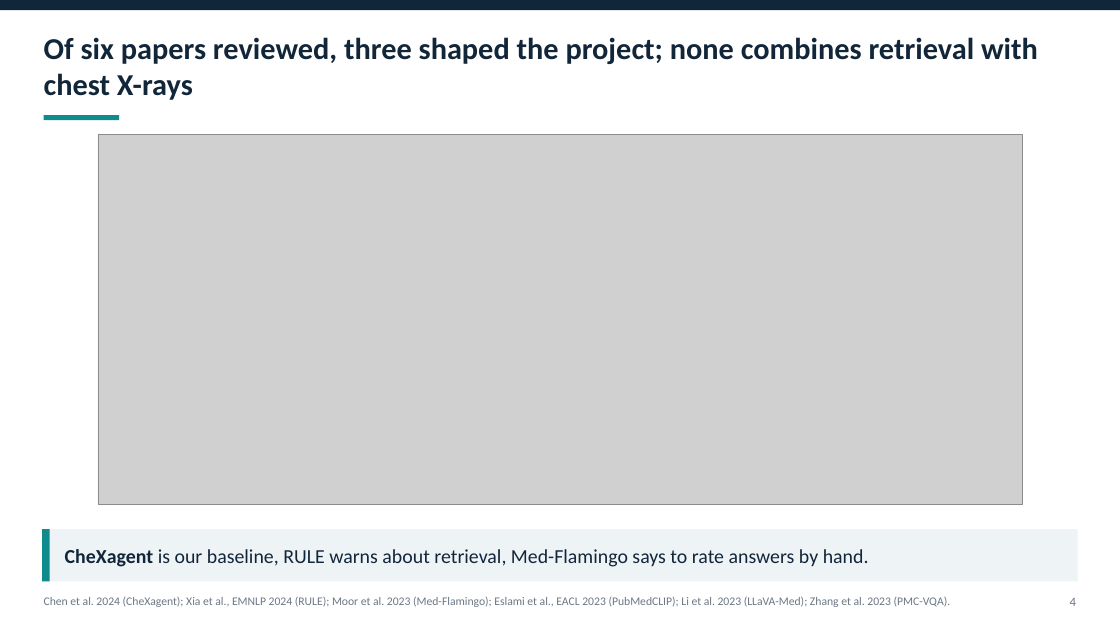
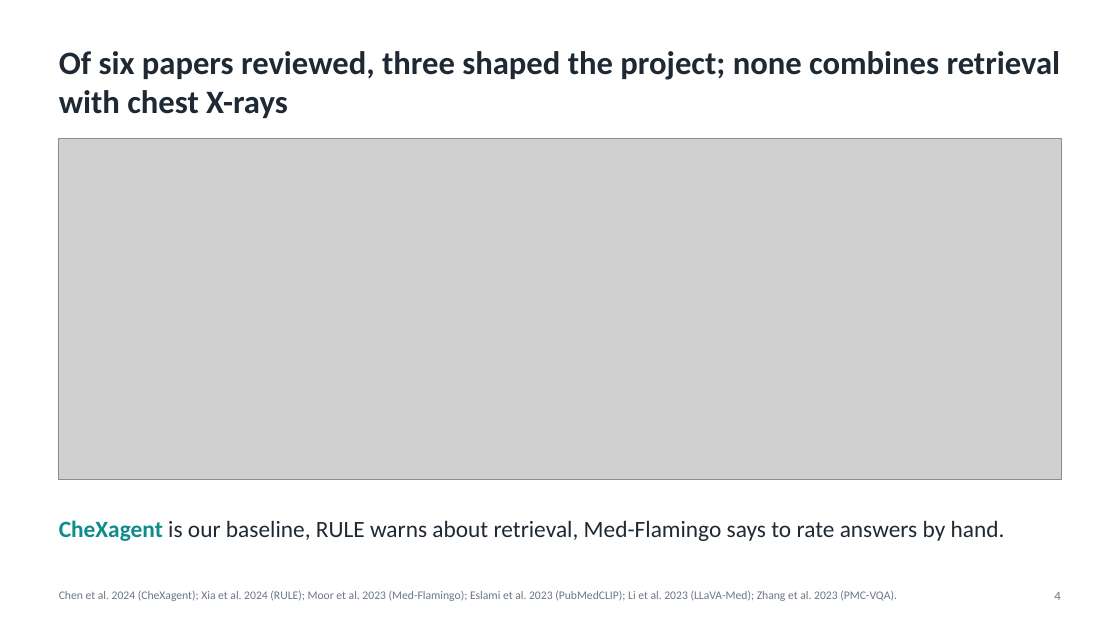
Before and after one commit to Ankritjarngal/medvqa-cxr-chexagent, a slide deck: slide 4 of deliverables/presentation/Medical_VQA_CXR_Project_Presentation.pptx. Drawn at 1120x630 pixels with LibreOffice and Linux fonts; fonts in the diff are those of the drawing; grey boxes stand for pictures. Boxes give left, top, right and bottom in pixels: in the first picture for what was removed or moved away, otherwise in the second. Text is boxed around its words. In the diff, an @@ line names an element or a change of style, - is before the commit and + after.

```diff
--- a/deliverables/presentation/Medical_VQA_CXR_Project_Presentation.pptx
+++ b/deliverables/presentation/Medical_VQA_CXR_Project_Presentation.pptx
@@ rectangle removed at [0,0,1120,10] @@
@@ text "Of six papers reviewed, three ...": place and size @@
-text "Of six papers reviewed, three ..." at [44,37,1038,100]
+text "Of six papers reviewed, three ..." at [59,51,1061,118]
@@ text "Of six papers reviewed, three ..." at [59,51,1061,118]: size 26 to 28 pt, text colour #12263A to #1F2933; vertical alignment middle to top @@
@@ rectangle removed at [44,115,119,120] @@
@@ picture: place and size @@
-picture at [98,134,1023,504]
+picture at [59,139,1061,480]
@@ rectangle removed at [42,529,1078,581] @@
@@ rectangle removed at [42,529,50,581] @@
@@ text "CheXagent is our baseline, RULE ...": place and size @@
-text "CheXagent is our baseline, RULE ..." at [65,549,869,567]
+text "CheXagent is our baseline, RULE ..." at [59,520,1005,541]
@@ text "CheXagent is our baseline, RULE ..." at [59,520,1005,541]: size 17 to 20 pt; text colour #12263A to #0F8B8D in "CheXagent"; text colour #12263A to #1F2933 in "is our baseline, RULE warns about retrieval, ..."; vertical alignment middle to top @@
@@ text at [59,590,897,601]: text changed @@
-Chen et al. 2024 (CheXagent); Xia et al., EMNLP 2024 (RULE); Moor et al. 2023 (Med-Flamingo); Eslami et al., EACL 2023 (PubMedCLIP); Li et al. 2023 (LLaVA-Med); Zhang et al. 2023 (PMC-VQA).
+Chen et al. 2024 (CheXagent); Xia et al. 2024 (RULE); Moor et al. 2023 (Med-Flamingo); Eslami et al. 2023 (PubMedCLIP); Li et al. 2023 (LLaVA-Med); Zhang et al. 2023 (PMC-VQA).
@@ text "4": place and size @@
-text "4" at [1070,598,1076,606]
+text "4" at [1054,592,1060,600]
```
Also in this commit, not shown: 9 other slides changed, 2 slides added, 2 slides removed, 56 other files.
